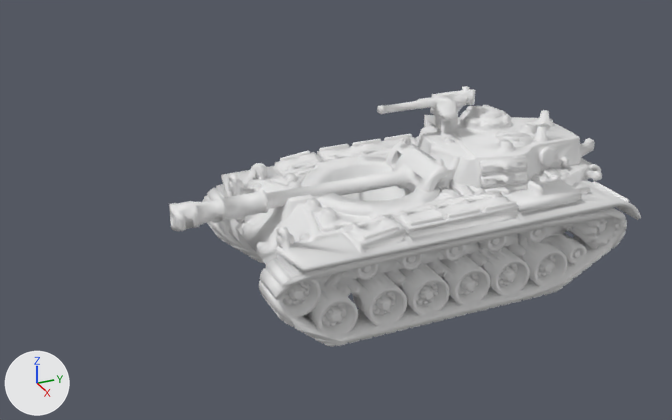
The glTF model public/models/tanks/community/recovered/m46_patton.glb, before and after one commit.
Before and after are seen from a 50 mm camera at (139.0, -99.8, 73.5) aimed at (19.1, -45.8, 13.5). Arrows for +X, +Y and +Z are at lower left; the lights stay in place. The first picture is the older version. Where no turn or scale is listed for an object, it has been applied to the vertices.

The first picture shows 'HullMesh', 'TurretMesh'.
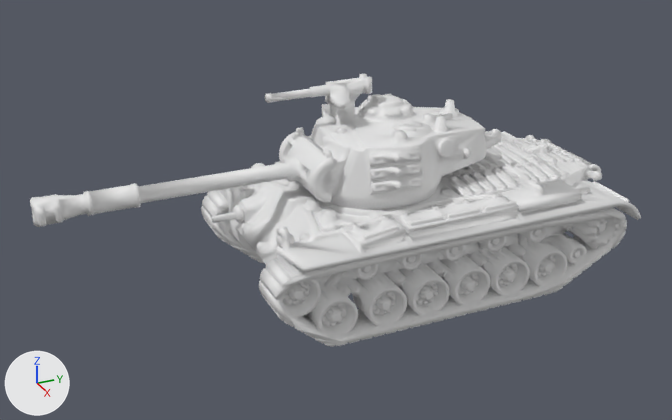
Commit message: pershing oracle repair batch 8: seat never-assembled turrets on their rings

Boxes [x1, y1, x2, y2] around the edits, measured in the pictures (672 x 420 px):
'TurretMesh', moved: before [169, 86, 595, 231]; after [30, 74, 501, 227]

The change, as a diff of the scene's bpy script:
```diff
--- a/public/models/tanks/community/recovered/m46_patton.glb.py
+++ b/public/models/tanks/community/recovered/m46_patton.glb.py
@@ ob_turretmesh @@
 ob_turretmesh = bpy.data.objects.new('TurretMesh', me_1_100_m46_turret_mg_1)
-ob_turretmesh.location = (7.1, 0.0, 4.2)
+ob_turretmesh.location = (7.1, -18.8, 8.6)
```
